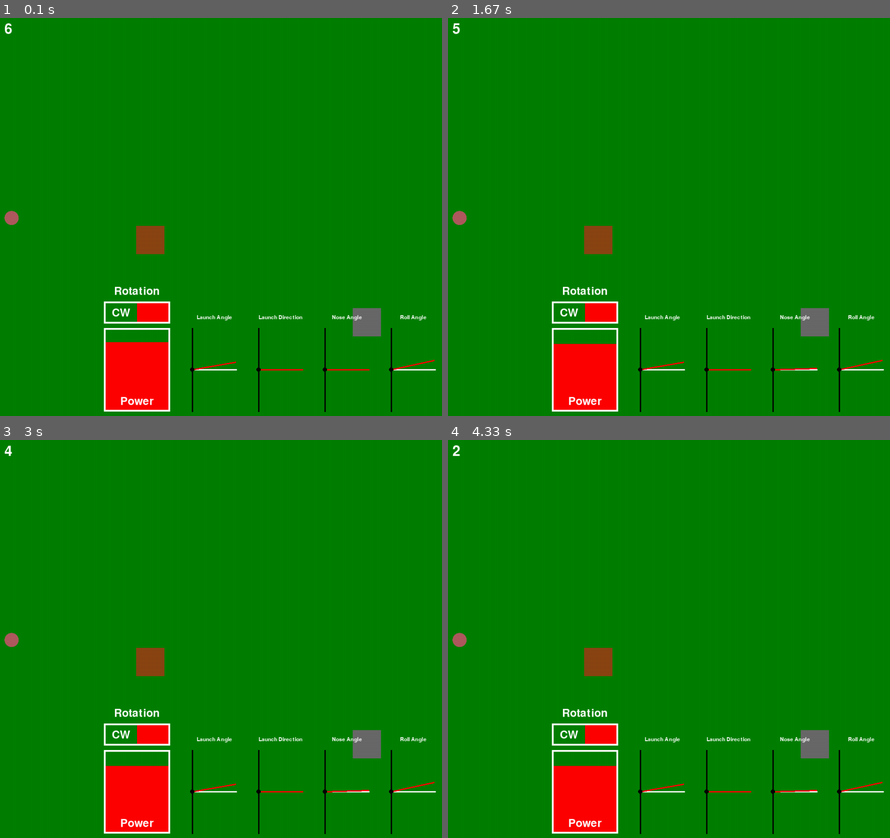
Above: before the commit, frames 1-4 (two rows, left to right).
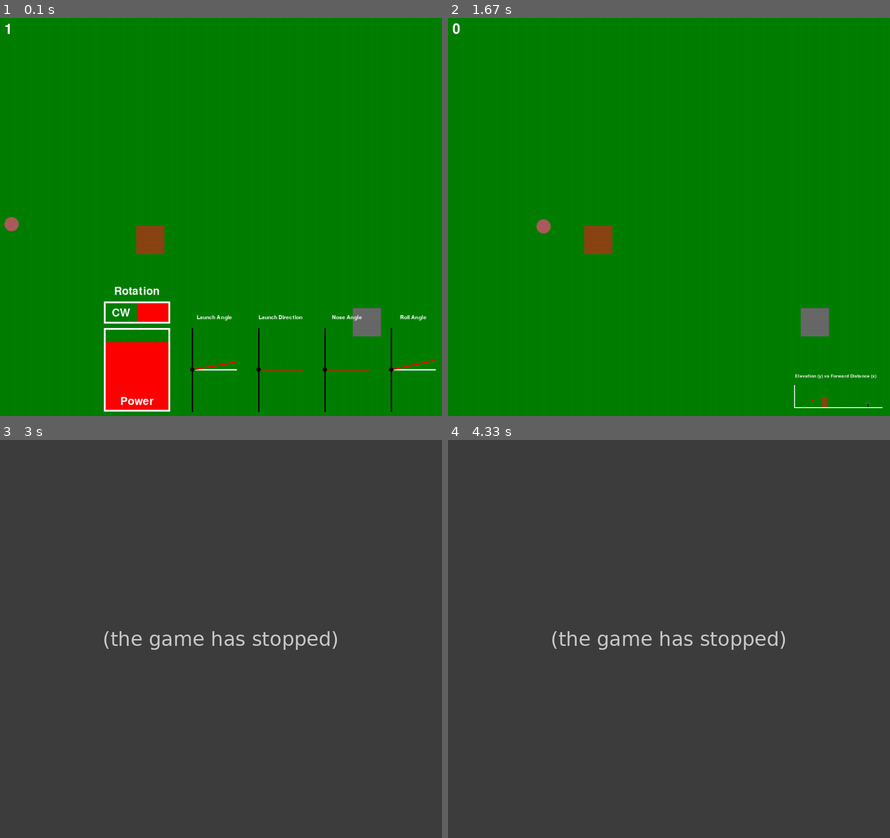
Above: after the commit, the same moments.

Repository: b7duongcs/PyGame-Disc-Golf
Game: pygame game, started from game/main.py
Same seed, same stepped clock (60 frames per second), same inputs: the game is played once before the commit and once after it.
Inputs:
- Up to frame 1 (0.1 s): no input
- Up to frame 2 (1.67 s): tap 1 at 0.33 s; tap 8 at 0.67 s
- Up to frame 3 (3 s): no input
- Up to frame 4 (4.33 s): no input

The runs differ from the first frame. In frame 1, 0.1% of the frame differs, in the area x 1-5%, y 1-54%; in frame 2, 4.7%; in frame 3, 100%, in the area x 0-100%, y 0-100%; in frame 4, 100%.
After the commit the program exited at 2 s; later frames show no game.

Commit message:
ml implementation

Diff:
--- /dev/null
+++ b/game/agent.py
@@ -0,0 +1,122 @@
+import torch
+import random
+import numpy as np
+from collections import deque
+from disc_golf_ai import DiscGolfAI
+from model import Linear_QNet, QTrainer
+from helper import plot
+
+#⊂(◉‿◉)つ
+
+MAX_MEMORY = 100_000
+BATCH_SIZE = 1000
+LR = 0.001
+
+class Agent:
+
+    def __init__(self):
+        self.n_games = 0
+        self.epsilon = 0
+        self.gamma = 0.9 #<1
+        self.memory = deque(maxlen=MAX_MEMORY)
+        self.model = Linear_QNet(11, 256, 12)
+        self.trainer = QTrainer(self.model, lr=LR, gamma=self.gamma)
+
+
+    def get_state(self, game):
+        state = [
+            #object positions
+            game.disc.y,
+            game.goal.x,
+            game.goal.y,
+            game.obstacle.x,
+            game.obstacle.y,
+            #parameters
+            game.parameters.rotation,
+            game.parameters.launch_speed,
+            game.parameters.launch_va,
+            game.parameters.launch_ha,
+            game.parameters.nose,
+            game.parameters.roll
+        ]
+
+        return np.array(state)
+
+    def remember(self, state, action, reward, next_state, game_over):
+        self.memory.append((state, action, reward, next_state, game_over))
+
+    def train_long_memory(self):
+        if len(self.memory) > BATCH_SIZE:
+            mini_sample = random.sample(self.memory, BATCH_SIZE)
+        else:
+            mini_sample = self.memory
+        states, actions, rewards, next_states, game_overs = zip(*mini_sample)
+        self.trainer.train_step(states, actions, rewards, next_states, game_overs)
+
+    def train_short_memory(self, state, action, reward, next_state, game_over):
+        self.trainer.train_step(state, action, reward, next_state, game_over)
+
+    def get_action(self, state):
+        self.epsilon = 500 - self.n_games
+        action = [0, 0, 0, 0, 0, 0, 0, 0, 0, 0, 0, 0]
+        if random.randint(0, 200) < self.epsilon:
+            for i in range(len(action)):
+                move = random.randint(0, 11)
+                action[move] = 1
+                #action[i] = random.uniform(0, 1)
+        else:
+            state0 = torch.tensor(state, dtype=torch.float)
+            prediction = self.model(state0)
+            move = torch.argmax(prediction).item()
+            action[move] = 1
+            #pred_array = prediction.detach().numpy()
+            #for i, element in enumerate(pred_array):
+            #    if pred_array[i] > 0:
+            #        pred_array[i] = 1
+            #    else:
+            #        pred_array[i] = 0
+            #print("prediction: ", pred_array) #change next two lines based on output to set action as new array
+            ##round each element of prediction to 0 or 1
+            #action = pred_array
+
+        return action
+
+def train():
+    plot_dists = []
+    plot_mean_dist = []
+    total_dist = 0
+    record = 10000
+    time_adjust = 0
+    agent = Agent()
+    game = DiscGolfAI()
+
+    while True:
+        state_old = agent.get_state(game)
+        action = agent.get_action(state_old)
+        reward, game_over, min_distance, run_time = game.play_step(time_adjust, action)
+        state_new = agent.get_state(game)
+
+        agent.train_short_memory(state_old, action, reward, state_new, game_over)
+        agent.remember(state_old, action, reward, state_new, game_over)
+
+        if game_over:
+            time_adjust += run_time
+
+            game.reset()
+            agent.n_games +=1
+            agent.train_long_memory()
+
+            if min_distance < record:
+                record = min_distance
+                agent.model.save()
+
+            print('Game: ', agent.n_games, 'Distance: ', min_distance, 'Record: ', record)
+
+            plot_dists.append(min_distance)
+            total_dist += min_distance
+            mean_dist = total_dist / agent.n_games
+            plot_mean_dist.append(mean_dist)
+            plot(plot_dists, plot_mean_dist)
+
+if __name__ == '__main__':
+    train()
--- a/game/constants.py
+++ b/game/constants.py
@@ -7,9 +7,9 @@
 WIDTH, HEIGHT = 1000, 900
 WIN = pygame.display.set_mode((WIDTH, HEIGHT))
 pygame.display.set_caption("Disc Golf")
-FPS = 60
+FPS = 600
 TICKS_PER_FRAME = 1000/FPS
-TIME_LIMIT = 6000
+TIME_LIMIT = 1000
 
 #colours
 GREEN = (0,128,0)
@@ -37,12 +37,14 @@
 
 #disc constants
 DISC_SIZE = 32
-DISC_IMAGE = pygame.image.load(os.path.join('assets', 'disc_sprite.png'))
+DISC_IMAGE = pygame.image.load(os.path.join('..', 'assets', 'disc_sprite.png'))
 DISC = pygame.transform.scale(DISC_IMAGE, (DISC_SIZE, DISC_SIZE))
 START_X = BORDER
 #START_Y_DEF = (HEIGHT - DISC_SIZE) / 2 #center
-START_Y_LOWER = BORDER
-START_Y_UPPER = HEIGHT - BORDER - DISC_SIZE
+#START_Y_LOWER = BORDER
+#START_Y_UPPER = HEIGHT - BORDER - DISC_SIZE
+START_Y_LOWER = BORDER + HEIGHT / 3 #easier
+START_Y_UPPER = HEIGHT - BORDER - HEIGHT / 3 #easier
 
 #launch speed
 MAX_SPEED = 27 #m/s
--- a/game/disc_golf_ai.py
+++ b/game/disc_golf_ai.py
@@ -16,8 +16,10 @@
     return False
 
 def generate_obj():
-    goal_x = random.randrange(OBJ_LOWER_X, OBJ_UPPER_X)
-    goal_y = random.randrange(OBJ_LOWER_Y, OBJ_UPPER_Y)
+    #goal_x = random.randrange(OBJ_LOWER_X, OBJ_UPPER_X)
+    #goal_y = random.randrange(OBJ_LOWER_Y, OBJ_UPPER_Y)
+    goal_x = random.randrange(OBJ_LOWER_X + int(WIDTH/3), OBJ_UPPER_X - int(WIDTH/3)) #easier
+    goal_y = random.randrange(OBJ_LOWER_Y + int(HEIGHT/3), OBJ_UPPER_Y - int(HEIGHT/3)) #easier
     obstacle_x = random.randrange(OBJ_LOWER_X, OBJ_UPPER_X)
     obstacle_y = random.randrange(OBJ_LOWER_Y, OBJ_UPPER_Y)
     while(is_intersect(goal_x, goal_x + OBJ_SIZE, goal_y, goal_y + OBJ_SIZE, obstacle_x, obstacle_x + OBJ_SIZE, obstacle_y, obstacle_y + OBJ_SIZE)):
@@ -37,18 +39,20 @@
 
     def __init__(self):
         self.clock = pygame.time.Clock()
+        self.reset()
+
+    def reset(self):
         self.start_y = random.randrange(START_Y_LOWER, START_Y_UPPER)
         self.goal, self.obstacle = generate_obj()
         self.disc = pygame.Rect(START_X, self.start_y, DISC_SIZE, DISC_SIZE)
         self.graph_disc = pygame.Rect(GRAPH_LOWER_X_BOUND, GRAPH_LOWER_Y_BOUND, 5, 5)
-        self.pre_launch = True
         self.current_time = 0
-        self.transition_time = 0
         self.disc_pos_index = 0
         self.position_array = None
         self.disc_z = LAUNCH_HEIGHT
         self.min_distance = np.inf
         self.parameters = Parameters()
+        self.frame_iteration = 0
 
     def draw_angle_ui(self, x, angle, title):
         mp_y = ANGLE_UI_Y + PB_HEIGHT/2
@@ -66,111 +70,86 @@
     def draw_window(self):
         WIN.fill(GREEN)
         WIN.blit(DISC, (self.disc.x, self.disc.y))
-        timer = 0
-        if self.pre_launch:
-            timer = int(TIME_LIMIT / 1000 - int(self.current_time / 1000))
-
-            #rotation control
-            cover_x = ROT_X + COVER_OFFSET + BAR_THICKNESS
-            rotation_dir = "CW"
-            rot_text_x = ROT_X + BAR_THICKNESS + BORDER
-            if self.parameters.rotation == -1:
-                rotation_dir = "CCW"
-                rot_text_x = cover_x
-                cover_x -= COVER_OFFSET
-            rotation_text = ROTATION_FONT.render(rotation_dir, True, WHITE)
-            rot_text_x = ROT_X + BAR_THICKNESS + (COVER_W - rotation_text.get_width())/2
-            if self.parameters.rotation == -1:
-                rot_text_x += COVER_OFFSET
-            WIN.blit(rotation_text, (rot_text_x, ROT_TEXT_Y))
-            cover = pygame.Rect(cover_x, COVER_Y, COVER_W, COVER_H)
-            pygame.draw.rect(WIN, WHITE, ROT_BUTTON, BAR_THICKNESS)
-            pygame.draw.rect(WIN, RED, cover, 0)
-
-            #launch speed
-            power_bar_fill = pygame.Rect(PB_X + BAR_THICKNESS, PB_Y + PIXELS_PER_MS*(27 - self.parameters.launch_speed), PB_WIDTH - 2*BAR_THICKNESS, self.parameters.launch_speed * PIXELS_PER_MS - 3)
-            pygame.draw.rect(WIN, WHITE, POWER_BAR, BAR_THICKNESS)
-            pygame.draw.rect(WIN, RED, power_bar_fill, 0)
-
-            WIN.blit(POWER_TITLE, (POWER_TITLE_X, POWER_TITLE_Y))
-            WIN.blit(ROT_TITLE, (ROT_TITLE_X, ROT_TITLE_Y))
-
-            #draw goal and obstacle
-            pygame.draw.rect(WIN, GREY, self.goal, 0)
-            pygame.draw.rect(WIN, BROWN, self.obstacle, 0)
-
-            #draw angles ui
-            self.draw_angle_ui(VA_BL_X, self.parameters.launch_va, "Launch Angle")
-            self.draw_angle_ui(HA_BL_X, self.parameters.launch_ha, "Launch Direction")
-            self.draw_angle_ui(NA_BL_X, self.parameters.nose, "Nose Angle")
-            self.draw_angle_ui(RA_BL_X, self.parameters.roll, "Roll Angle")
-        else:
-            timer = int(self.disc_pos_index/20)
-
-            #goal and obstacle
-            pygame.draw.rect(WIN, GREY, self.goal, 0)
-            pygame.draw.rect(WIN, BROWN, self.obstacle, 0)
-
-            #graph
-            #graph axes
-            graph_title = GRAPH_FONT.render("Elevation (y) vs Forward Distance (x)", True, WHITE)
-
-            WIN.blit(graph_title, (GRAPH_TITLE_X, GRAPH_TITLE_Y))
-            pygame.draw.rect(WIN, WHITE, Z_BAR, 1)
-            pygame.draw.rect(WIN, WHITE, X_BAR, 1)
-
-            #graph objects
-            graph_obs = pygame.Rect(GRAPH_LOWER_X_BOUND + self.obstacle.x/FT_TO_PIXELS, GRAPH_LOWER_Y_BOUND - OBSTACLE_Z, OBJ_SIZE/FT_TO_PIXELS, OBSTACLE_Z + 6)
-            graph_goal = pygame.Rect(GRAPH_LOWER_X_BOUND + self.goal.x/FT_TO_PIXELS, GRAPH_LOWER_Y_BOUND - GOAL_UPPER_Z, OBJ_SIZE/FT_TO_PIXELS, GOAL_UPPER_Z - GOAL_LOWER_Z)
-            graph_goal_post = pygame.Rect(GRAPH_LOWER_X_BOUND + self.goal.x/FT_TO_PIXELS + (OBJ_SIZE/FT_TO_PIXELS)/2 - 2, GRAPH_LOWER_Y_BOUND - GOAL_UPPER_Z, 2, GOAL_LOWER_Z * FT_TO_PIXELS)
-            pygame.draw.rect(WIN, BROWN, graph_obs, 0)
-            pygame.draw.rect(WIN, BLACK, graph_goal_post, 0)
-            pygame.draw.rect(WIN, GREY, graph_goal, 0)
-            pygame.draw.rect(WIN, RED, self.graph_disc, 0)
+        timer = int(TIME_LIMIT / 1000 - int(self.current_time / 1000))
+
+        #rotation control
+        cover_x = ROT_X + COVER_OFFSET + BAR_THICKNESS
+        rotation_dir = "CW"
+        rot_text_x = ROT_X + BAR_THICKNESS + BORDER
+        if self.parameters.rotation == -1:
+            rotation_dir = "CCW"
+            rot_text_x = cover_x
+            cover_x -= COVER_OFFSET
+        rotation_text = ROTATION_FONT.render(rotation_dir, True, WHITE)
+        rot_text_x = ROT_X + BAR_THICKNESS + (COVER_W - rotation_text.get_width())/2
+        if self.parameters.rotation == -1:
+            rot_text_x += COVER_OFFSET
+        WIN.blit(rotation_text, (rot_text_x, ROT_TEXT_Y))
+        cover = pygame.Rect(cover_x, COVER_Y, COVER_W, COVER_H)
+        pygame.draw.rect(WIN, WHITE, ROT_BUTTON, BAR_THICKNESS)
+        pygame.draw.rect(WIN, RED, cover, 0)
+
+        #launch speed
+        power_bar_fill = pygame.Rect(PB_X + BAR_THICKNESS, PB_Y + PIXELS_PER_MS*(27 - self.parameters.launch_speed), PB_WIDTH - 2*BAR_THICKNESS, self.parameters.launch_speed * PIXELS_PER_MS - 3)
+        pygame.draw.rect(WIN, WHITE, POWER_BAR, BAR_THICKNESS)
+        pygame.draw.rect(WIN, RED, power_bar_fill, 0)
+        WIN.blit(POWER_TITLE, (POWER_TITLE_X, POWER_TITLE_Y))
+        WIN.blit(ROT_TITLE, (ROT_TITLE_X, ROT_TITLE_Y))
+
+        #draw goal and obstacle
+        pygame.draw.rect(WIN, GREY, self.goal, 0)
+        pygame.draw.rect(WIN, BROWN, self.obstacle, 0)
+
+        #draw angles ui
+        self.draw_angle_ui(VA_BL_X, self.parameters.launch_va, "Launch Angle")
+        self.draw_angle_ui(HA_BL_X, self.parameters.launch_ha, "Launch Direction")
+        self.draw_angle_ui(NA_BL_X, self.parameters.nose, "Nose Angle")
+        self.draw_angle_ui(RA_BL_X, self.parameters.roll, "Roll Angle")
 
         timer_text = TIMER_FONT.render(str(timer), True, WHITE)
         WIN.blit(timer_text, (BORDER, BORDER))
         pygame.display.update()
 
-    def input_control(self, keys_pressed):
+    def action_control(self, action):
         #e for ccw, r for cw
         #1,2 for power (0 - 27 in intervals of 0.25)
         #3,4 for launch angle (-90 - 90, intervals of 1)
         #5,6 for launch direction (-90 - 90, intervals of 1)
         #7,8 for nose (-90 - 90, intervals of 1)
         #9,0 for roll (-90 - 90, intervals of 1)
-        if keys_pressed[pygame.K_e]:
+        #[e, r, 1, 2, 3, 4, 5, 6, 7, 8, 9, 0]
+        if action[0] == 1:
             self.parameters.rotation = -1
-        if keys_pressed[pygame.K_r]:
+        if action[1] == 1:
             self.parameters.rotation = 1
-        if keys_pressed[pygame.K_1]:
+        if action[2] == 1:
             if self.parameters.launch_speed > 0:
                 self.parameters.launch_speed -= POWER_SCALE
-        if keys_pressed[pygame.K_2]:
+        if action[3] == 1:
             if self.parameters.launch_speed < 27:
                 self.parameters.launch_speed += POWER_SCALE
-        if keys_pressed[pygame.K_3]:
+        if action[4] == 1:
             if self.parameters.launch_va > -90:
                 self.parameters.launch_va -= DEGREE_SCALE
-        if keys_pressed[pygame.K_4]:
+        if action[5] == 1:
             if self.parameters.launch_va < 90:
                 self.parameters.launch_va += DEGREE_SCALE
-        if keys_pressed[pygame.K_5]:
+        if action[6] == 1:
             if self.parameters.launch_ha > -90:
                 self.parameters.launch_ha -= DEGREE_SCALE
-        if keys_pressed[pygame.K_6]:
+        if action[7] == 1:
             if self.parameters.launch_ha < 90:
                 self.parameters.launch_ha += DEGREE_SCALE
-        if keys_pressed[pygame.K_7]:
+        if action[8] == 1:
             if self.parameters.nose > -90:
                 self.parameters.nose -= DEGREE_SCALE
-        if keys_pressed[pygame.K_8]:
+        if action[9] == 1:
             if self.parameters.nose < 90:
                 self.parameters.nose += DEGREE_SCALE
-        if keys_pressed[pygame.K_9]:
+        if action[10] == 1:
             if self.parameters.roll > -90:
                 self.parameters.roll -= DEGREE_SCALE
-        if keys_pressed[pygame.K_0]:
+        if action[11] == 1:
             if self.parameters.roll < 90:
                 self.parameters.roll += DEGREE_SCALE
 
@@ -183,11 +162,13 @@
         self.x = x + START_X
         self.y = y + self.start_y
 
-    def game_over(self):
-        return True, self.min_distance, self.current_time
-
-    def play_step(self, time_adjust):
+    def game_over(self, reward):
+        return reward, True, self.min_distance, self.current_time
+
+    def play_step(self, time_adjust, action):
         self.clock.tick(FPS)
+        self.frame_iteration += 1
+        reward = 0
 
         for event in pygame.event.get():
             if event.type == pygame.QUIT:
@@ -195,56 +176,58 @@
                 quit()
         self.current_time = int(pygame.time.get_ticks())
         self.current_time -= time_adjust
-        if self.pre_launch and self.current_time >= TIME_LIMIT:
+        if self.current_time >= TIME_LIMIT:
             self.position_array = throw_wrapper(self.parameters)
-            self.pre_launch = False
-            self.transition_time = self.current_time
-
-        if self.pre_launch:
-            self.draw_window()
-            keys_pressed = pygame.key.get_pressed()
-            self.input_control(keys_pressed)
-        else:
-            launching_time = self.current_time - self.transition_time
-            if launching_time > (self.disc_pos_index + 1) * INTERVAL_LEN:
+            while True:
                 self.disc_pos_index += 1
                 current_position = self.position_array[self.disc_pos_index]
                 self.disc_z = current_position[2]
                 #game over for disc touching ground
                 if self.disc_z <= 0:
-                    print("Landed")
-                    return self.game_over()
+                    #print("Landed")
+                    reward = 2 * (150 - self.min_distance)
+                    return self.game_over(reward)
                 self.disc.x = START_X + current_position[0]*FT_TO_PIXELS
                 self.disc.y = self.start_y + current_position[1]*FT_TO_PIXELS
                 self.adjust_for_launch_angle()
                 self.graph_disc.x = GRAPH_LOWER_X_BOUND + (self.disc.x - START_X)/FT_TO_PIXELS
                 self.graph_disc.y = GRAPH_LOWER_Y_BOUND - self.disc_z
-            disc_mp_xyz = [self.disc.x + DISC_SIZE/2, self.disc.y + DISC_SIZE/2, self.disc_z*FT_TO_PIXELS]
-            goal_mp_xyz= [self.goal.x + OBJ_SIZE/2, self.goal.y + OBJ_SIZE/2, GOAL_MP_Z*FT_TO_PIXELS]
-            self.min_distance = min(self.min_distance, get_distance(disc_mp_xyz, goal_mp_xyz))
-            if is_intersect(self.goal.x, self.goal.x + OBJ_SIZE, self.goal.y, self.goal.y + OBJ_SIZE, self.disc.x, self.disc.x + DISC_SIZE, self.disc.y, self.disc.y + DISC_SIZE):
-                if GOAL_LOWER_Z <= self.disc_z and self.disc_z <= GOAL_UPPER_Z:
-                    print("Previous minimum distance from goal (ft): ", self.min_distance/FT_TO_PIXELS)
-                    self.min_distance = 0
-                    print("Goal")
-                    return self.game_over()
-                else:
-                    print("Not within goal height: ", self.disc_z)
-            if is_intersect(self.obstacle.x, self.obstacle.x + OBJ_SIZE, self.obstacle.y, self.obstacle.y + OBJ_SIZE, self.disc.x, self.disc.x + DISC_SIZE, self.disc.y, self.disc.y + DISC_SIZE):
-                if self.disc_z <= OBSTACLE_Z:
-                    print("Hit Obstacle")
-                    return self.game_over()
+                disc_mp_xyz = [self.disc.x + DISC_SIZE/2, self.disc.y + DISC_SIZE/2, self.disc_z*FT_TO_PIXELS]
+                goal_mp_xyz= [self.goal.x + OBJ_SIZE/2, self.goal.y + OBJ_SIZE/2, GOAL_MP_Z*FT_TO_PIXELS]
+                self.min_distance = min(self.min_distance, get_distance(disc_mp_xyz, goal_mp_xyz))
+                if is_intersect(self.goal.x, self.goal.x + OBJ_SIZE, self.goal.y, self.goal.y + OBJ_SIZE, self.disc.x, self.disc.x + DISC_SIZE, self.disc.y, self.disc.y + DISC_SIZE):
+                    if GOAL_LOWER_Z <= self.disc_z and self.disc_z <= GOAL_UPPER_Z:
+                        #print("Previous minimum distance from goal (ft): ", self.min_distance/FT_TO_PIXELS)
+                        self.min_distance = 0
+                        #print("Goal")
+                        reward = 500
+                        return self.game_over(reward)
+                    #else:
+                    #    print("Not within goal height: ", self.disc_z)
+                if is_intersect(self.obstacle.x, self.obstacle.x + OBJ_SIZE, self.obstacle.y, self.obstacle.y + OBJ_SIZE, self.disc.x, self.disc.x + DISC_SIZE, self.disc.y, self.disc.y + DISC_SIZE):
+                    if self.disc_z <= OBSTACLE_Z:
+                        #print("Hit Obstacle")
+                        reward = -100 + 2 * (150 - self.min_distance)
+                        return self.game_over(reward)
+
+        if action is not None:
+            self.action_control(action)
+
         self.draw_window()
-        return False, self.min_distance, 0
+        return 0, False, self.min_distance, 0
 
 if __name__ == "__main__":
     game = DiscGolfAI()
     time_adjust = 0
+    counter = 0
+    action = [1,0,0,1,0,1,0,1,0,1,0,1]
 
     while True:
-        game_over, min_distance, run_time = game.play_step(time_adjust)
-        time_adjust += run_time
+        reward, game_over, min_distance, run_time = game.play_step(time_adjust, action)
         if game_over:
-            break
-
-    print('Minimum Distance: ', min_distance)
+            print('Minimum Distance: ', min_distance)
+            time_adjust += run_time
+            if counter >= 2:
+                break
+            counter += 1
+            game.reset()
--- /dev/null
+++ b/game/helper.py
@@ -0,0 +1,19 @@
+import matplotlib.pyplot as plt
+from IPython import display
+
+plt.ion()
+
+def plot(distances, mean_distance):
+    display.clear_output(wait=True)
+    display.display(plt.gcf())
+    plt.clf()
+    plt.title('Training...')
+    plt.xlabel('Number of Games')
+    plt.ylabel('Score')
+    plt.plot(distances)
+    plt.plot(mean_distance)
+    plt.ylim(ymin=0)
+    plt.text(len(distances)-1, distances[-1], str(distances[-1]))
+    plt.text(len(mean_distance)-1, mean_distance[-1], str(mean_distance[-1]))
+    plt.show(block=False)
+    plt.pause(.1)
--- /dev/null
+++ b/game/model.py
@@ -0,0 +1,66 @@
+import torch
+import torch.nn as nn
+import torch.optim as optim
+import torch.nn.functional as F
+import os
+
+class Linear_QNet(nn.Module):
+
+    def __init__(self, input_size, hidden_size, output_size):
+        super().__init__()
+        self.linear1 = nn.Linear(input_size, hidden_size)
+        self.linear2 = nn.Linear(hidden_size, output_size)
+
+    def forward(self, x):
+        x = F.relu(self.linear1(x))
+        x = self.linear2(x)
+        return x
+
+    def save(self, file_name='model.pth'):
+        model_folder_path = './model'
+        if not os.path.exists(model_folder_path):
+            os.makedirs(model_folder_path)
+
+        file_name = os.path.join(model_folder_path, file_name)
+        torch.save(self.state_dict(), file_name)
+
+class QTrainer:
+
+    def __init__(self, model, lr, gamma):
+        self.model = model
+        self.lr = lr
+        self.gamma = gamma
+        self.optimizer = optim.Adam(model.parameters(), lr=self.lr)
+        self.criterion = nn.MSELoss()
+
+    def train_step(self, state, action, reward, next_state, game_over):
+        state = torch.tensor(state, dtype=torch.float)
+        action = torch.tensor(action, dtype=torch.long)
+        reward = torch.tensor(reward, dtype=torch.float)
+        next_state = torch.tensor(next_state, dtype=torch.float)
+
+        if len(state.shape) == 1:
+            state = torch.unsqueeze(state, 0)
+            action = torch.unsqueeze(action, 0)
+            reward = torch.unsqueeze(reward, 0)
+            next_state = torch.unsqueeze(next_state, 0)
+            game_over = (game_over, )
+
+        pred = self.model(state)
+        target = pred.clone()
+        for i in range(len(game_over)):
+            Q_new = reward[i]
+            if not game_over[i]:
+                Q_new = reward[i] + self.gamma * torch.max(self.model(next_state[i]))
+
+            #print("action", action)
+            #print("torch", torch.argmax(action).item())
+            #print("len action", action.size())
+            #print("len target i", len(target[i]))
+            target[i][torch.argmax(action).item()] = Q_new #idk change something here for action
+
+        self.optimizer.zero_grad()
+        loss = self.criterion(target, pred)
+        loss.backward()
+
+        self.optimizer.step()
Not shown, added: game/model/model.pth
